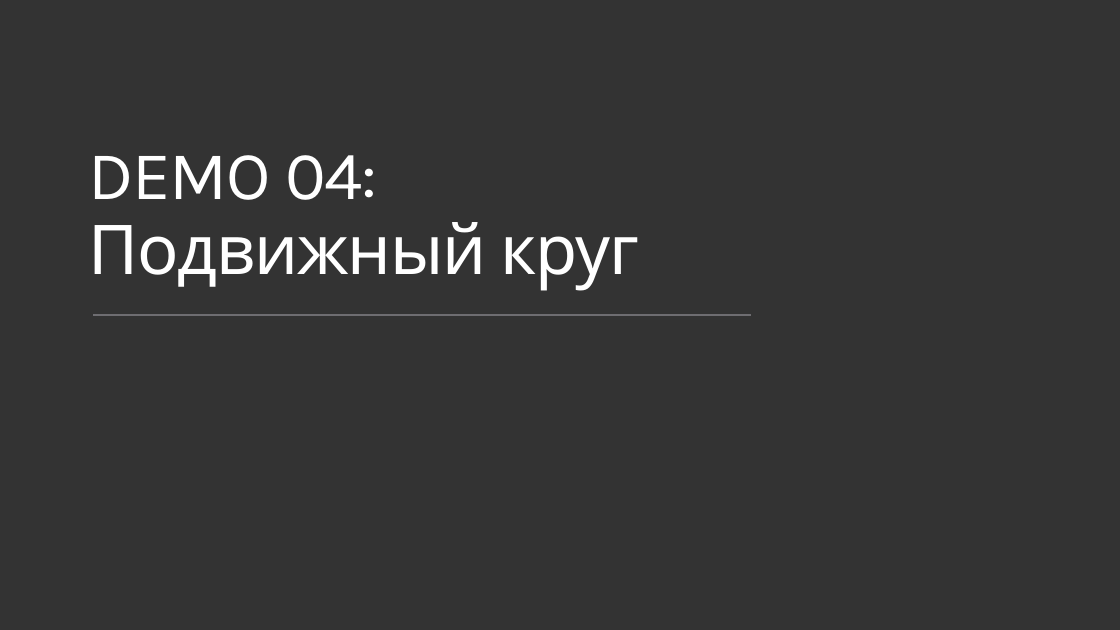
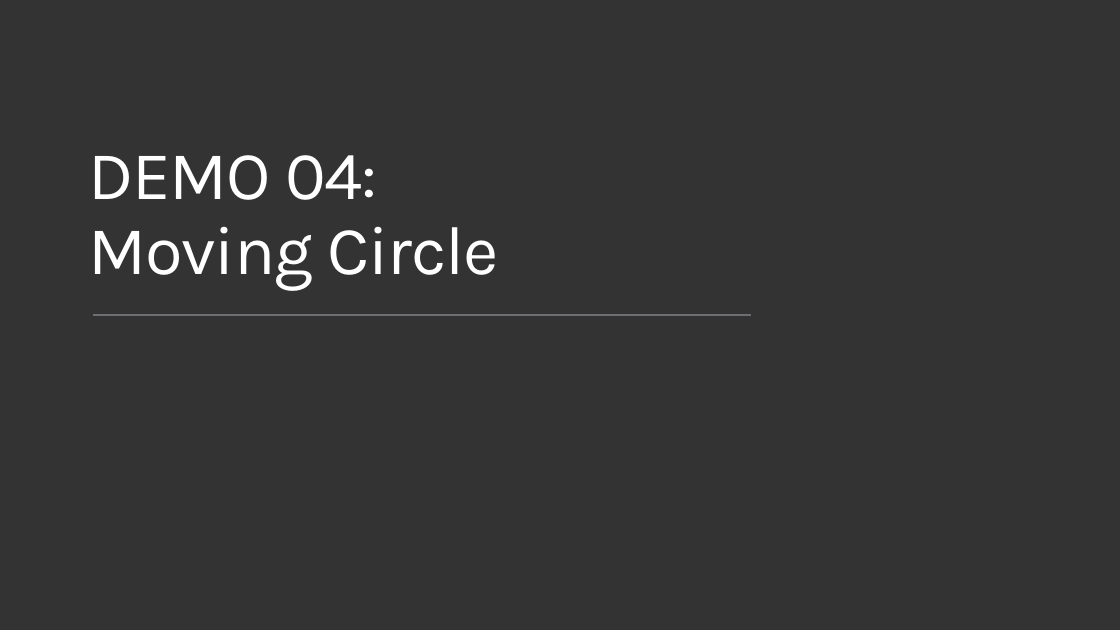
Before and after one commit to evangelism/Win10UWPCourse, a slide deck: slide 8 of 01. Introduction to UWP/1a. XAML Controls.pptx. Drawn at 1120x630 pixels with LibreOffice and Linux fonts; fonts in the diff are those of the drawing; background and template pictures are left out. Boxes give left, top, right and bottom in pixels: in the first picture for what was removed or moved away, otherwise in the second. Text is boxed around its words. In the diff, an @@ line names an element or a change of style, - is before the commit and + after.

```diff
--- a/01. Introduction to UWP/1a. XAML Controls.pptx
+++ b/01. Introduction to UWP/1a. XAML Controls.pptx
@@ title at [88,155,498,290]: text changed @@
-DEMO 04:
-Подвижный круг
+DEMO 04:
+Moving Circle
```
Also in this commit, not shown: 10 other slides changed, 1 slide added, 1 slide removed, 15 other files.
